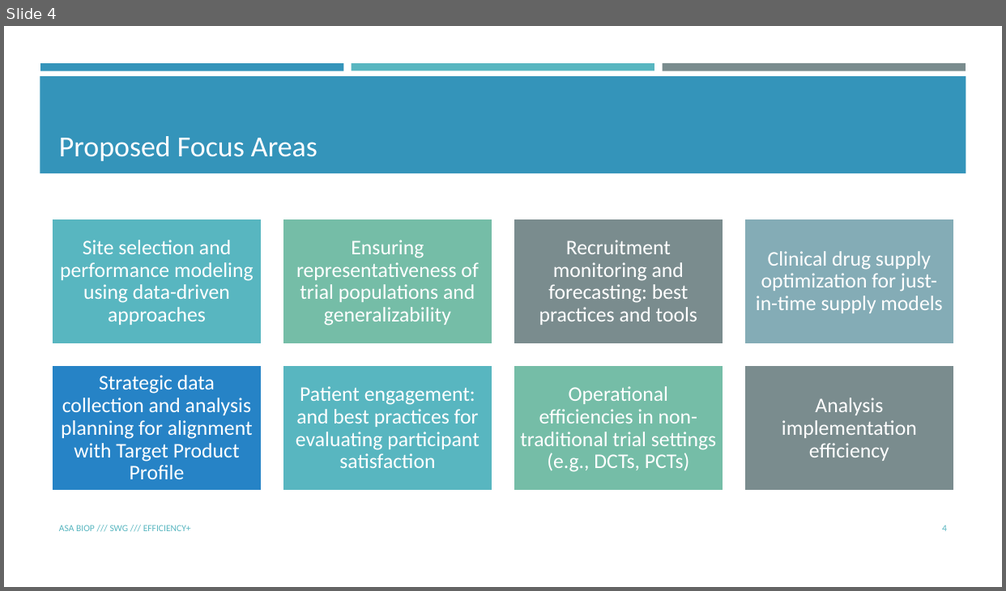
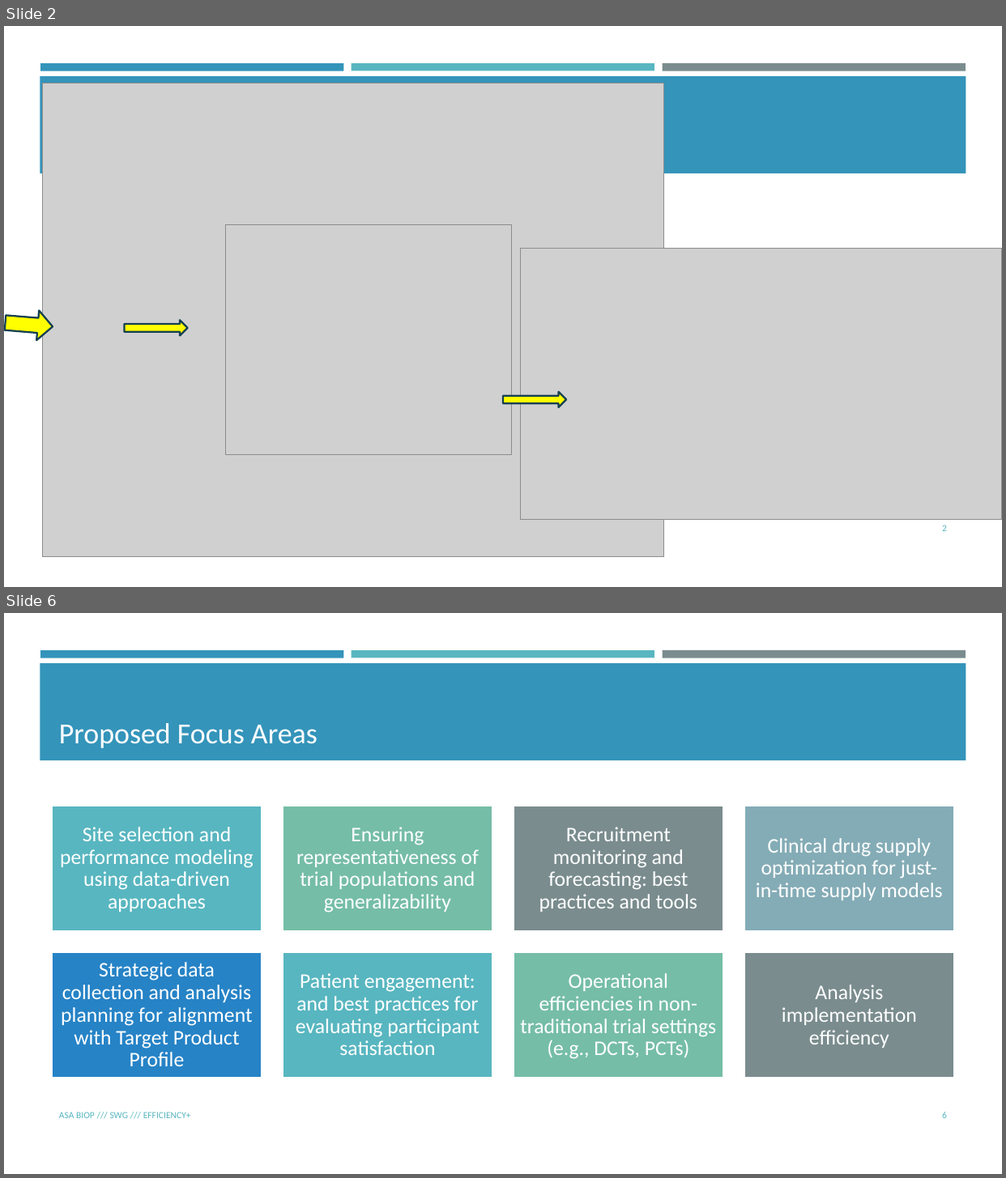
Before and after one commit to zhuoxinbms/efficiencyplustrials.github.io, a slide deck: Presentations/Communication Slides.pptx. Shown one above the other, each under a label of ours: slide 4 before the commit, slides 2 and 6 after it; the slides between them are not shown. The pictures are 1006x591 and 1006x1178 pixels, drawn with LibreOffice and Linux fonts; fonts in the diff are those of the drawing; grey boxes stand for pictures. Boxes give left, top, right and bottom in pixels: in the first picture for what was removed or moved away, otherwise in the second. Text is boxed around its words. In the diff, an @@ line names an element or a change of style, - is before the commit and + after.

```diff
--- a/Presentations/Communication Slides.pptx
+++ b/Presentations/Communication Slides.pptx
@@ slide 2 added at <box>4,26,1002,587</box>, background #FFFFFF; not listed: 4 template elements that a slide beside it also shows @@
@@ group added at <box>4,84,1002,557</box>: 3 pictures, 2 left arrows @@
@@ left arrow added at <box>503,392,567,408</box>, fill #FFFF00, outline #174152 1.75 pt @@
@@ page number added at <box>942,525,947,531</box>, 9 pt, text #58B6C0 @@
+2
@@ what was slide 4 is now slide 6 @@
```
Also in this commit, not shown: 6 slides changed, 4 other slides added.
